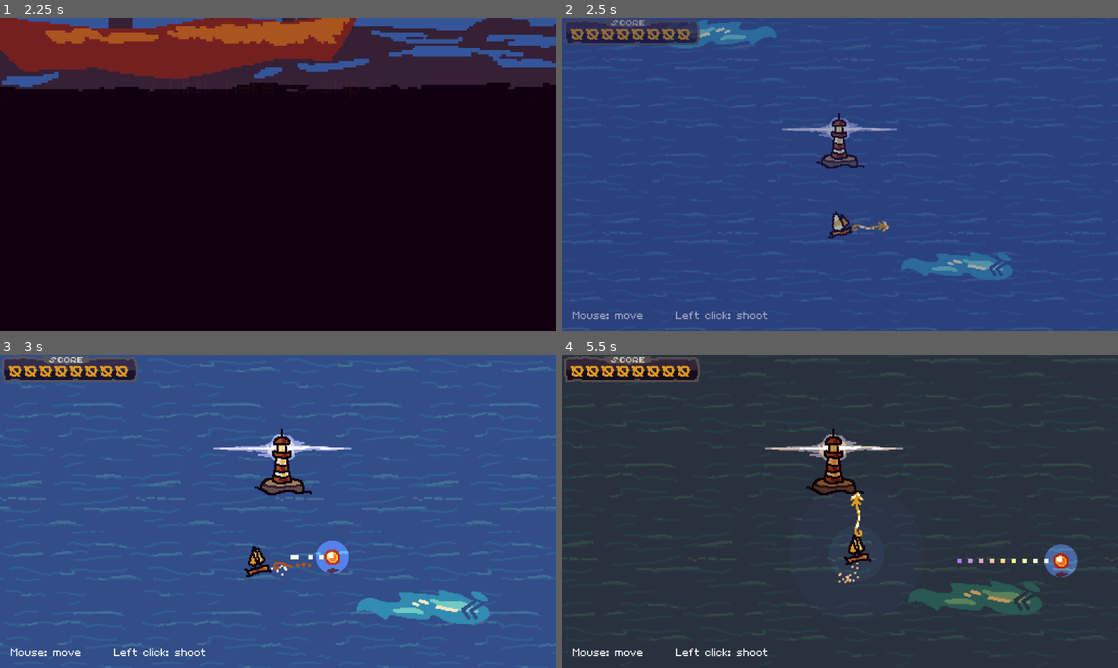
Above: before the commit, frames 1-4 (two rows, left to right).
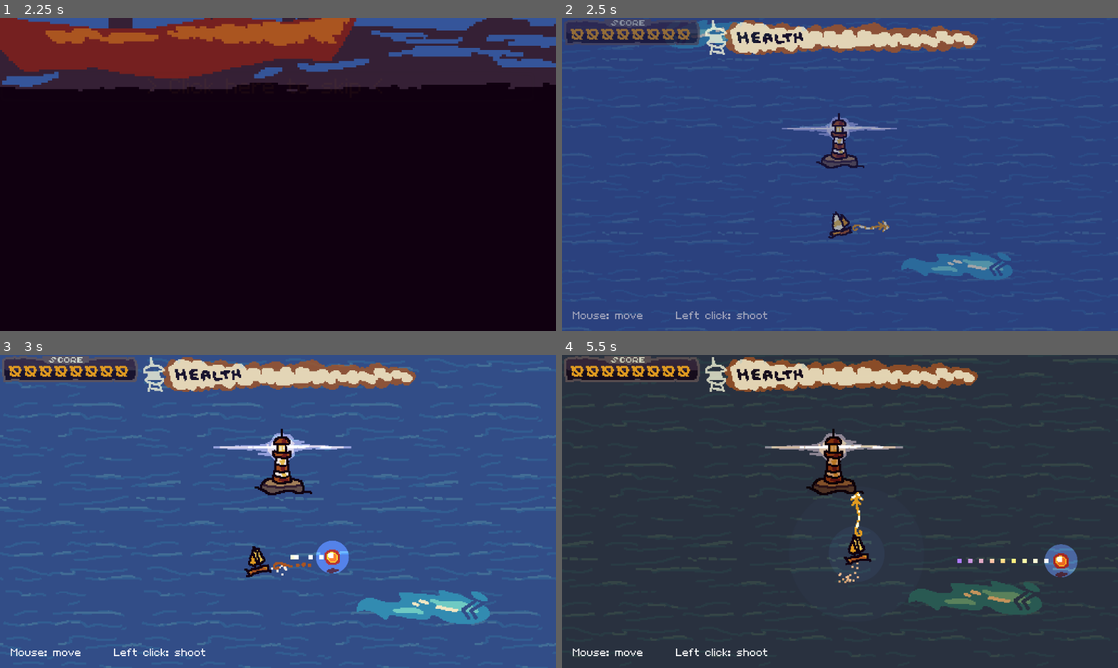
Above: after the commit, the same moments.

Repository: cagibi-dev/lighthouse-keeper
Game: Godot game, scene res://menu/TitleScreen.tscn
Same seed, same stepped clock (60 frames per second), same inputs: the game is played once before the commit and once after it.
Inputs (mouse positions are in pixels of both pictures, inside the frame that each line leads up to):
- Up to frame 1 (2.25 s): click "Play" at 0.5 s; click "> Click here to skip <" at 1.25 s; click "> Click here to skip <" at 2 s
- Up to frame 2 (2.5 s): no input
- Up to frame 3 (3 s): tap Enter (ui_accept) at 2.75 s; move the mouse to (400, 495) at 2.77 s; hold Right (move_right) from 2.78 s (still down); hold Space (shoot) from 2.78 s (still down); click (400, 495) at 2.92 s
- Up to frame 4 (5.5 s): tap Enter (ui_accept) at 3.02, 3.77, 5.27 s; move the mouse to (728, 527) at 3.52 s; release Right (move_right) at 3.53 s; release Space (shoot) at 3.53 s; hold Down (move_down) 3.53-4.28 s; tap Space (shoot) at 3.6, 5.1 s; click (728, 527) at 3.67 s; move the mouse to (895, 442) at 4.27 s; hold Right (move_right) 4.28-5.03 s; hold Space (shoot) 4.28-5.03 s; click (895, 442) at 4.42 s; move the mouse to (812, 574) at 5.02 s; hold Up (move_up) from 5.03 s (still down); click (812, 574) at 5.17 s

Frame 1 is identical in both runs. In frame 2, 4.0% of the frame differs, in the area x 25-75%, y 0-39%; in frame 3, 4.2%, in the area x 25-75%, y 0-34%; in frame 4, 4.2%.

Commit message:
Change lighthouse health bar to something more precise

Diff:
--- a/lighthouse/LightHouse.gd
+++ b/lighthouse/LightHouse.gd
@@ -2,10 +2,14 @@
 
 signal gameover
 
-var life := 100
+var life := 100.0 setget set_life
 
-func _process(_delta):
-	$LifeBar.value = life
+func _ready():
+	set_life(100.0)
+
+func set_life(new_life: float):
+	life = new_life
+	$HUD/LifeBar.value = life
 	$BigLight.texture_scale = 0.1 + (1.5 * life/100)
 	$SmallLight.texture_scale = 0.1 + (0.9 * life/100)
 	if life <= 0:
@@ -18,21 +22,20 @@
 	else:
 		$Sprite.frame = 0
 
-
 func _on_area_entered(area: CollisionObject2D):
 	if area.has_method("hurt"):
 		area.hurt()
-	life -= 9
+	set_life(life - 9)
 	$LifeBar/AnimationPlayer.play("badflicker")
 
 func _on_AnimationPlayer_animation_finished(anim_name: String):
 	if anim_name == "badflicker":
-		$LifeBar/AnimationPlayer.play("flicker")
+		$LightBeam/AnimationPlayer.play("flicker")
 
 func _on_BulletBooster_area_entered(area: Area2D):
 	area.scale *= 3
 	area.velocity *= 2
 	area.invincible = true
 	$BulletBooster/Flame.play()
-	$LifeBar/AnimationPlayer.play("badflicker")
-	life -= 2
+	$LightBeam/AnimationPlayer.play("badflicker")
+	set_life(life - 2)
--- a/lighthouse/LightHouse.tscn
+++ b/lighthouse/LightHouse.tscn
@@ -1,10 +1,11 @@
-[gd_scene load_steps=14 format=2]
+[gd_scene load_steps=17 format=2]
 
 [ext_resource path="res://world/light.png" type="Texture" id=1]
 [ext_resource path="res://lighthouse/lighthouse.png" type="Texture" id=2]
-[ext_resource path="res://lighthouse/lifebar.png" type="Texture" id=3]
+[ext_resource path="res://lighthouse/beam.png" type="Texture" id=3]
 [ext_resource path="res://lighthouse/flame.wav" type="AudioStream" id=4]
 [ext_resource path="res://lighthouse/LightHouse.gd" type="Script" id=5]
+[ext_resource path="res://lighthouse/health_bar.png" type="Texture" id=6]
 [ext_resource path="res://lighthouse/respawn.wav" type="AudioStream" id=7]
 
 [sub_resource type="CanvasItemMaterial" id=1]
@@ -94,29 +95,25 @@
 [sub_resource type="CircleShape2D" id=7]
 radius = 16.0
 
+[sub_resource type="AtlasTexture" id=8]
+atlas = ExtResource( 6 )
+region = Rect2( 0, 0, 256, 32 )
+
+[sub_resource type="AtlasTexture" id=9]
+atlas = ExtResource( 6 )
+region = Rect2( 0, 32, 256, 32 )
+
 [node name="LightHouse" type="Area2D"]
 collision_layer = 0
 collision_mask = 8
 script = ExtResource( 5 )
 
-[node name="LifeBar" type="TextureProgress" parent="."]
+[node name="LightBeam" type="Sprite" parent="."]
 material = SubResource( 1 )
-anchor_left = 0.5
-anchor_top = 0.5
-anchor_right = 0.5
-anchor_bottom = 0.5
-margin_left = -64.0
-margin_top = -62.0
-margin_right = 64.0
-margin_bottom = 2.0
-value = 100.0
-texture_progress = ExtResource( 3 )
-fill_mode = 6
-__meta__ = {
-"_edit_use_anchors_": false
-}
-
-[node name="AnimationPlayer" type="AnimationPlayer" parent="LifeBar"]
+position = Vector2( 0, -31 )
+texture = ExtResource( 3 )
+
+[node name="AnimationPlayer" type="AnimationPlayer" parent="LightBeam"]
 autoplay = "flicker"
 anims/badflicker = SubResource( 2 )
 anims/flicker = SubResource( 3 )
@@ -180,6 +177,25 @@
 [node name="Flame" type="AudioStreamPlayer2D" parent="BulletBooster"]
 stream = ExtResource( 4 )
 bus = "sfx"
+
+[node name="HUD" type="CanvasLayer" parent="."]
+layer = 11
+
+[node name="LifeBar" type="TextureProgress" parent="HUD"]
+modulate = Color( 1, 1, 1, 0.752941 )
+anchor_left = 0.5
+anchor_right = 0.5
+margin_left = -128.0
+margin_top = 2.0
+margin_right = 128.0
+margin_bottom = 32.0
+mouse_filter = 2
+size_flags_horizontal = 4
+texture_under = SubResource( 8 )
+texture_progress = SubResource( 9 )
+__meta__ = {
+"_edit_use_anchors_": false
+}
 [connection signal="area_entered" from="." to="." method="_on_area_entered"]
-[connection signal="animation_finished" from="LifeBar/AnimationPlayer" to="." method="_on_AnimationPlayer_animation_finished"]
+[connection signal="animation_finished" from="LightBeam/AnimationPlayer" to="." method="_on_AnimationPlayer_animation_finished"]
 [connection signal="area_entered" from="BulletBooster" to="." method="_on_BulletBooster_area_entered"]
Renamed: lighthouse/lifebar.png -> lighthouse/beam.png
Not shown, added: lighthouse/beam.png.import
Binary file added: lighthouse/health_bar.png
Not shown, changed: lighthouse/health_bar.png.import
